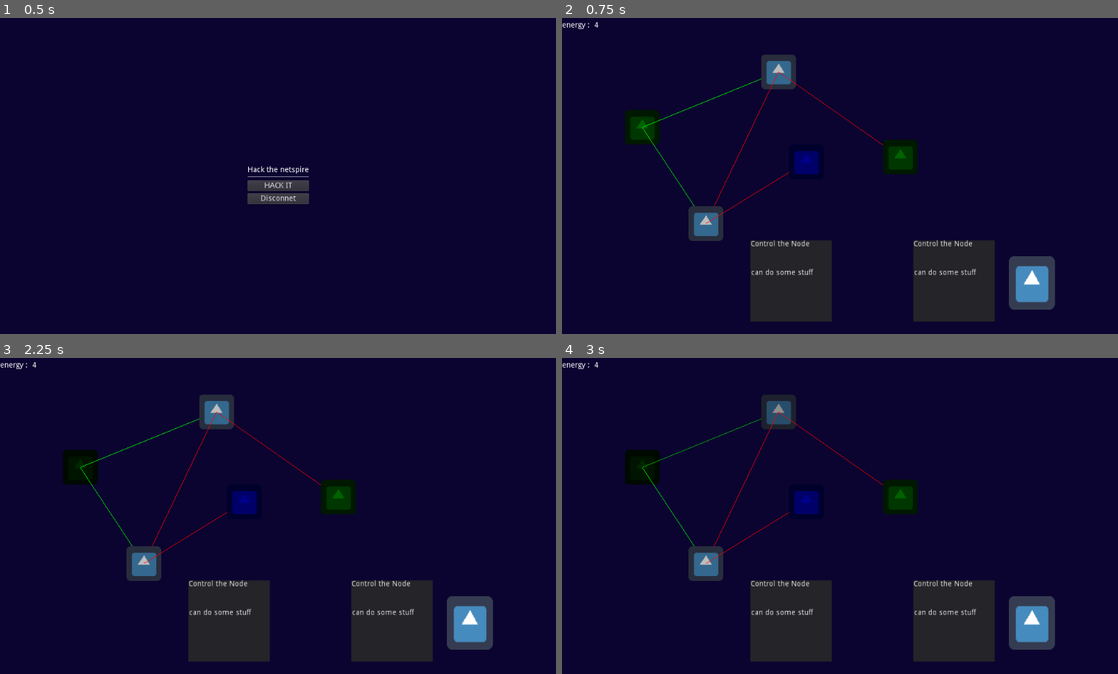
Above: before the commit, frames 1-4 (two rows, left to right).
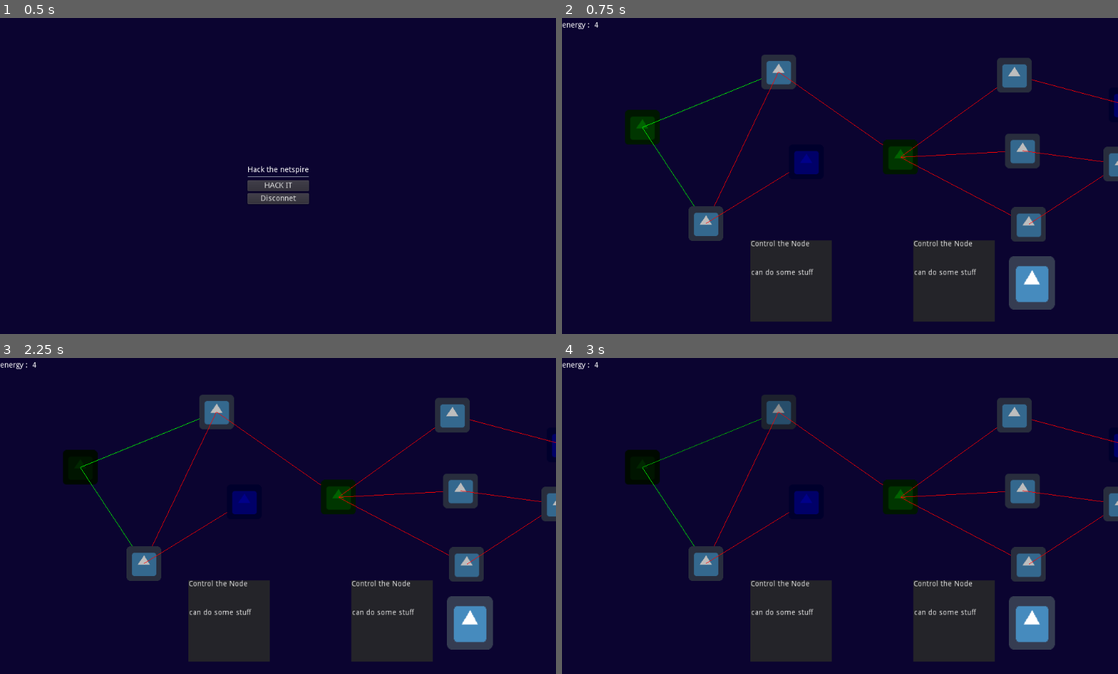
Above: after the commit, the same moments.

Repository: KerDelos/LD48
Game: Godot game, scene res://game/ui/title_page.tscn
Same seed, same stepped clock (60 frames per second), same inputs: the game is played once before the commit and once after it. The engine's default icon, where the game draws it, is replaced by a stand-in: a white triangle on a blue panel in a dark square.
Inputs (mouse positions are in pixels of both pictures, inside the frame that each line leads up to):
- Up to frame 1 (0.5 s): no input
- Up to frame 2 (0.75 s): click "HACK IT" at 0.5 s
- Up to frame 3 (2.25 s): tap Enter at 1.25 s; move the mouse to (77, 468) at 1.27 s; click (77, 468) at 1.42 s; tap Space at 2 s; move the mouse to (216, 411) at 2.02 s; click (216, 411) at 2.17 s
- Up to frame 4 (3 s): tap Enter at 2.75 s; move the mouse to (706, 563) at 2.77 s; click (706, 563) at 2.92 s

Frame 1 is identical in both runs. In frame 2, 2.7% of the frame differs, in the area x 60-100%, y 12-71%; in frame 3, 2.7%; in frame 4, 2.7%.

Commit message:
test level design

Diff:
--- a/godot/game/gameplay/net_map.tscn
+++ b/godot/game/gameplay/net_map.tscn
@@ -27,6 +27,7 @@
 
 [node name="net_node4" parent="." instance=ExtResource( 1 )]
 position = Vector2( 514.623, 217.032 )
+out_nodes = [ NodePath("../net_node11"), NodePath("../net_node8"), NodePath("../net_node7") ]
 is_final_node = true
 node_type = 1
 
@@ -34,3 +35,32 @@
 position = Vector2( 341.267, 225.547 )
 node_type = 3
 shop_content = [ ExtResource( 4 ), ExtResource( 3 ), ExtResource( 4 ) ]
+
+[node name="net_node6" parent="." instance=ExtResource( 1 )]
+position = Vector2( 930.212, 120.183 )
+node_type = 3
+
+[node name="net_node7" parent="." instance=ExtResource( 1 )]
+position = Vector2( 750.876, 341.05 )
+out_nodes = [ NodePath("../net_node9") ]
+node_type = 2
+
+[node name="net_node8" parent="." instance=ExtResource( 1 )]
+position = Vector2( 739.55, 205.132 )
+out_nodes = [ NodePath("../net_node9") ]
+node_type = 2
+
+[node name="net_node9" parent="." instance=ExtResource( 1 )]
+position = Vector2( 920.774, 229.673 )
+out_nodes = [ NodePath("../net_node10") ]
+node_type = 2
+
+[node name="net_node10" parent="." instance=ExtResource( 1 )]
+position = Vector2( 1115.21, 244.775 )
+is_final_node = true
+node_type = 1
+
+[node name="net_node11" parent="." instance=ExtResource( 1 )]
+position = Vector2( 724.448, 65.4388 )
+out_nodes = [ NodePath("../net_node6") ]
+node_type = 2
--- a/godot/game/gameplay/net_node.gd
+++ b/godot/game/gameplay/net_node.gd
@@ -1,4 +1,4 @@
-#tool
+tool
 
 extends Node2D
 
@@ -43,6 +43,10 @@
 	pass
 
 func _draw():
+	#todo comment that when not level designing
+	for o in out_nodes:
+		draw_line(Vector2(0,0), get_node(o).position - self.position, Color.green if is_player_controlled or get_node(o).is_player_controlled else Color.red, 1)
+
 	for o in connected_nodes:
 		draw_line(Vector2(0,0), o.position - self.position, Color.green if is_player_controlled or o.is_player_controlled else Color.red, 1)
 
--- a/godot/game/gameplay/net_node.tscn
+++ b/godot/game/gameplay/net_node.tscn
@@ -10,6 +10,7 @@
 script = ExtResource( 2 )
 
 [node name="Sprite" type="Sprite" parent="."]
+modulate = Color( 0.55, 0, 0, 1 )
 texture = ExtResource( 1 )
 
 [node name="Area2D" type="Area2D" parent="."]
